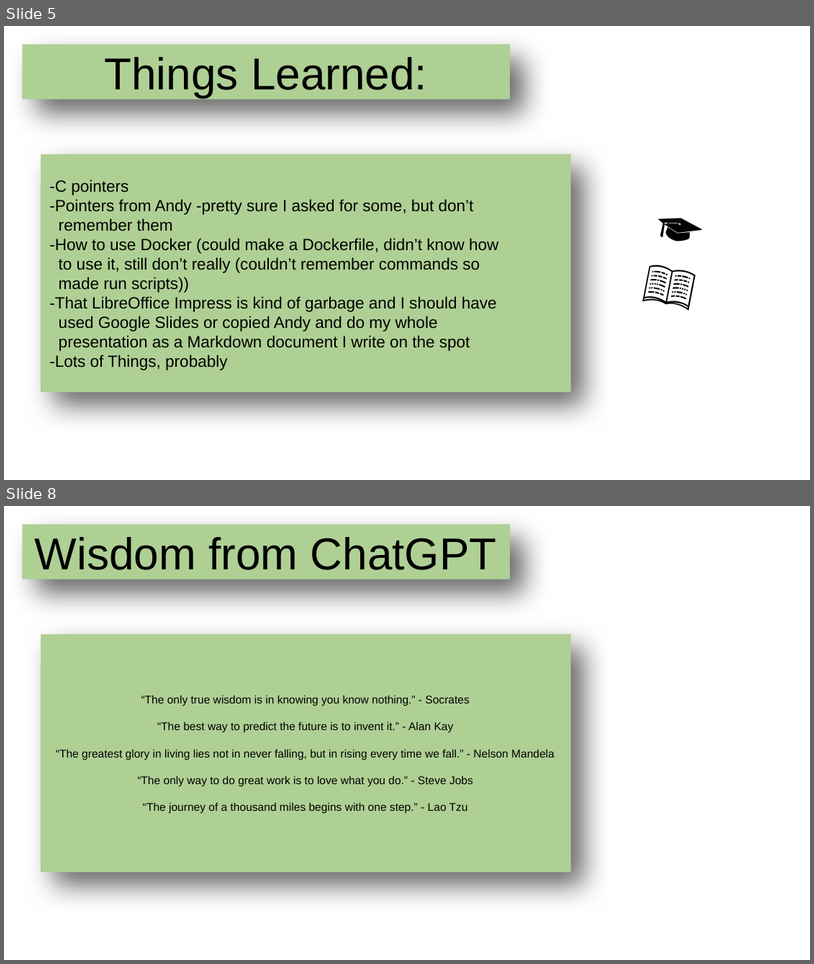
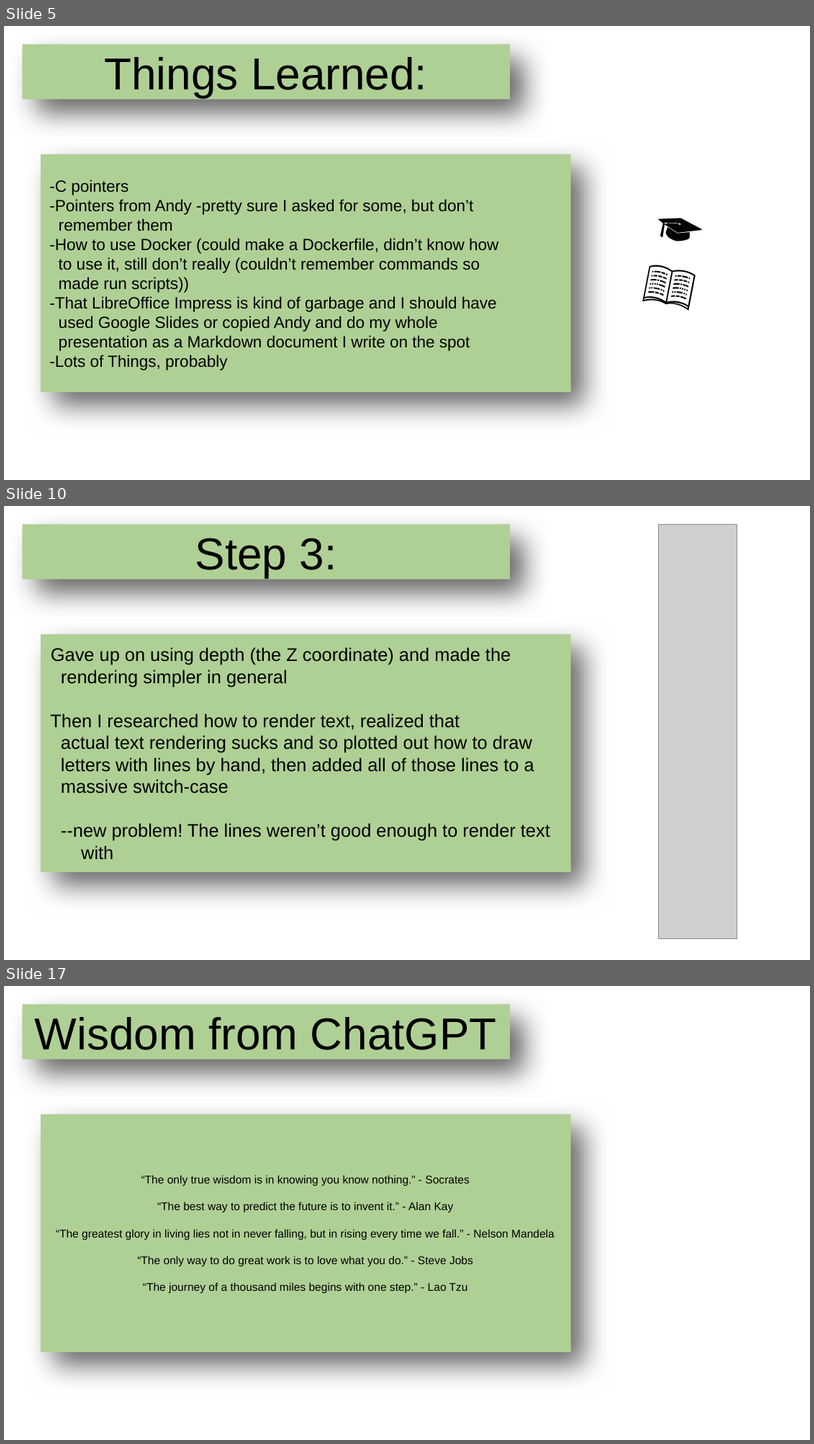
Before and after one commit to echoofskyz/ugrproj, a slide deck: docs/presentation.odp. Shown one above the other, each under a label of ours: slides 5 and 8 before the commit, slides 5, 10 and 17 after it; the slides between them are not shown. The pictures are 814x964 and 814x1444 pixels, drawn with LibreOffice and Linux fonts; fonts in the diff are those of the drawing; grey boxes stand for pictures; background and template pictures are left out. Boxes give left, top, right and bottom in pixels: in the first picture for what was removed or moved away, otherwise in the second. Text is boxed around its words. In the diff, an @@ line names an element or a change of style, - is before the commit and + after.

```diff
--- a/docs/presentation.odp
+++ b/docs/presentation.odp
@@ slide 10 added at <box>4,506,810,960</box>, background picture (left out) @@
@@ title added at <box>22,524,510,579</box>, fill #AFD095, 44 pt, text #000000 @@
+Step 3:
@@ picture added at <box>659,524,737,938</box> @@
@@ title added at <box>41,634,571,872</box>, fill #AFD095, 18 pt, text #000000 @@
+Gave up on using depth (the Z coordinate) and made the
+rendering simpler in general
+Then I researched how to render text, realized that
+actual text rendering sucks and so plotted out how to draw
+letters with lines by hand, then added all of those lines to a
+massive switch-case
+--new problem! The lines weren’t good enough to render text
+with
@@ what was slide 8 is now slide 17 @@
```
Also in this commit, not shown: 2 slides changed, 9 other slides added, 1 slide removed, 2 other files.
